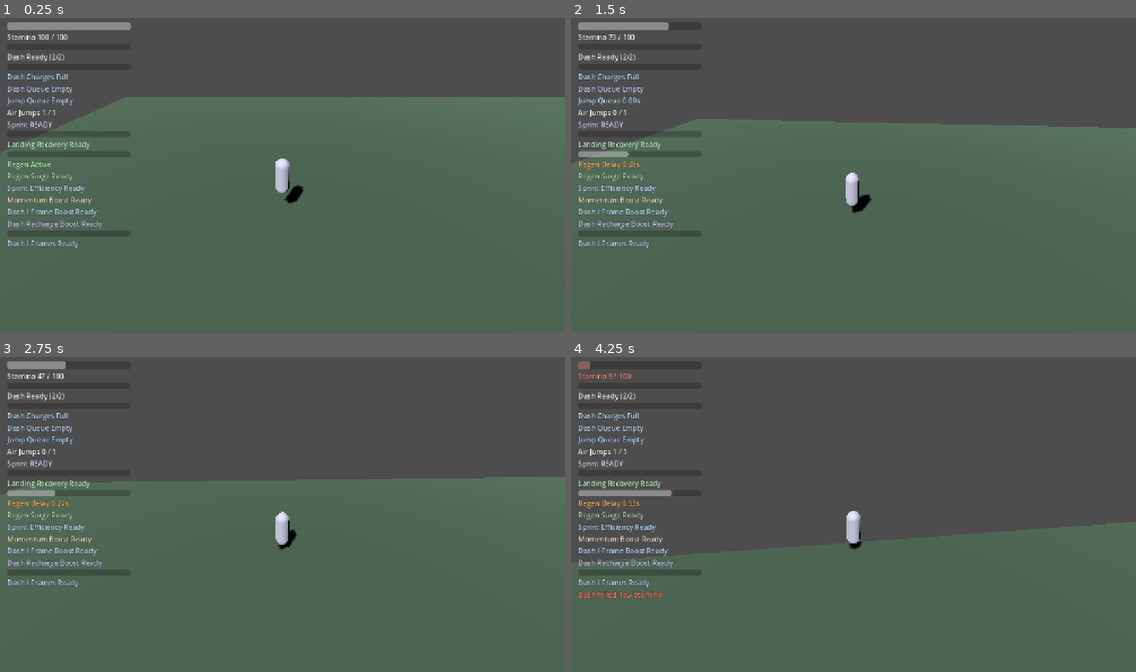
Above: before the commit, frames 1-4 (two rows, left to right).
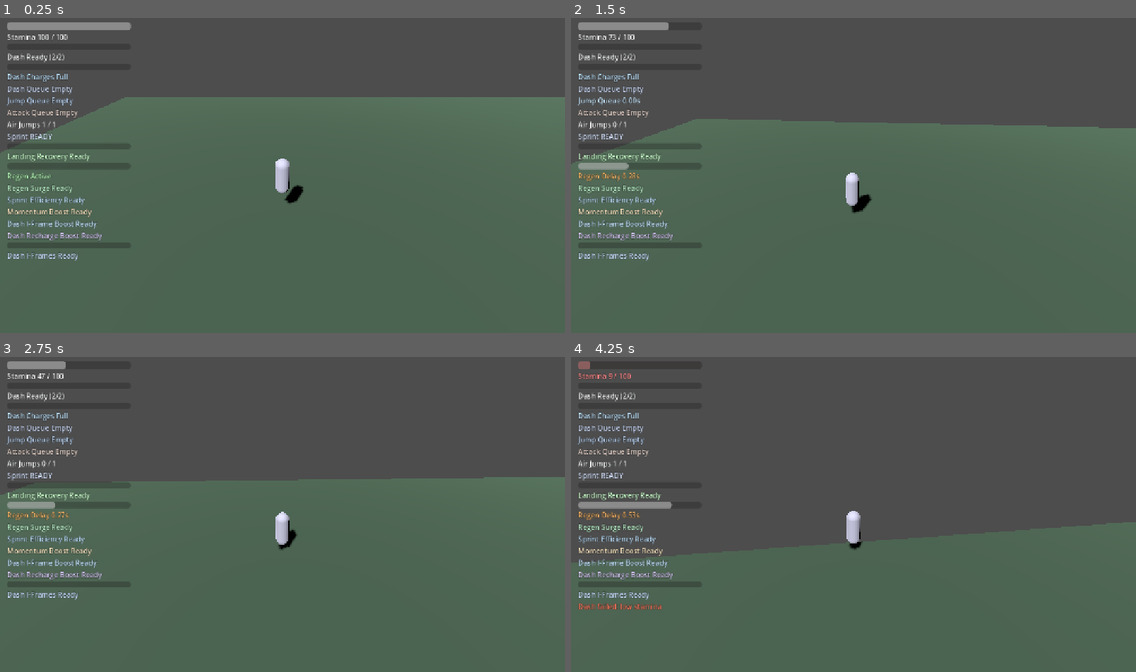
Above: after the commit, the same moments.

Repository: thegoatleroyjenkins/arpg-game
Game: Godot game, scene res://world/levels/open_world_3d.tscn
Same seed, same stepped clock (60 frames per second), same inputs: the game is played once before the commit and once after it.
Inputs (mouse positions are in pixels of both pictures, inside the frame that each line leads up to):
- Up to frame 1 (0.25 s): no input
- Up to frame 2 (1.5 s): tap Enter (ui_accept) at 0.5 s; move the mouse to (881, 172) at 0.52 s; press the mouse at (881, 172) at 0.53 s; hold W (move_up) from 0.53 s (still down); tap Space (jump) at 0.77, 0.8, 1.07, 1.35 s; move the mouse to (825, 175) at 1.27 s; release the mouse at (825, 175) at 1.28 s
- Up to frame 3 (2.75 s): keep holding W (move_up); tap Space (jump) at 1.52, 1.82, 2.3 s; click (254, 514) at 1.55 s; move the mouse to (293, 508) at 2.02 s; press the mouse at (293, 508) at 2.03 s
- Up to frame 4 (4.25 s): keep holding W (move_up); move the mouse to (847, 517) at 2.77 s; release the mouse at (847, 517) at 2.78 s; tap R (camera_recenter) at 2.85 s; tap Space (jump) at 3.02, 3.32, 3.77, 3.8, 4.07 s; click (847, 517) at 3.05 s; move the mouse to (893, 517) at 3.52 s; tap Q (dash) at 3.6 s

The runs differ from the first frame. In frame 1, 2.1% of the frame differs, in the area x 1-21%, y 29-78%; in frame 2, 2.5%; in frame 3, 2.4%; in frame 4, 2.8%, in the area x 1-19%, y 29-81%.

Commit message:
Add buffered light-attack input with HUD queue feedback

Diff:
--- a/prototype3d/player_3d.gd
+++ b/prototype3d/player_3d.gd
@@ -15,6 +15,7 @@
 signal dash_cooldown_changed(remaining: float, max_value: float)
 signal dash_buffer_changed(remaining: float, max_value: float)
 signal jump_buffer_changed(remaining: float, max_value: float)
+signal attack_buffer_changed(remaining: float, max_value: float)
 signal dash_charges_changed(current: int, max_value: int)
 signal dash_charge_recharge_changed(remaining: float, max_value: float)
 signal air_jumps_changed(current: int, max_value: int)
@@ -47,6 +48,7 @@
 var sprint_exhausted: bool = false
 var coyote_time_left: float = 0.0
 var jump_buffer_left: float = 0.0
+var light_attack_buffer_left: float = 0.0
 var air_jumps_left: int = 0
 var camera_look_ahead: Vector3 = Vector3.ZERO
 var camera_impulse_offset: Vector3 = Vector3.ZERO
@@ -111,6 +113,7 @@
 	_emit_dash_cooldown_changed()
 	_emit_dash_buffer_changed()
 	_emit_jump_buffer_changed()
+	_emit_attack_buffer_changed()
 	_emit_air_jumps_changed()
 	_emit_sprint_state_changed(true)
 	_emit_landing_recovery_changed()
@@ -140,11 +143,20 @@
 	if event.is_action_pressed(ACTION_CAMERA_RECENTER):
 		_recenter_camera_orbit(1.0)
 	if event.is_action_pressed(ACTION_ATTACK):
-		_try_light_attack()
+		if light_attack_cooldown_left <= 0.0:
+			if _try_light_attack() and light_attack_buffer_left > 0.0:
+				light_attack_buffer_left = 0.0
+				_emit_attack_buffer_changed()
+		else:
+			light_attack_buffer_left = max(light_attack_buffer_left, max(0.0, tuning.light_attack_input_buffer_time))
+			_emit_attack_buffer_changed()
 
 func _physics_process(delta: float) -> void:
 	var was_on_floor := is_on_floor()
 	light_attack_cooldown_left = max(0.0, light_attack_cooldown_left - delta)
+	if light_attack_buffer_left > 0.0:
+		light_attack_buffer_left = max(0.0, light_attack_buffer_left - delta)
+		_emit_attack_buffer_changed()
 	if stamina_action_warning_cooldown_left > 0.0:
 		stamina_action_warning_cooldown_left = max(0.0, stamina_action_warning_cooldown_left - delta)
 	if camera_follow_assist_lock_left > 0.0:
@@ -280,6 +292,11 @@
 	if dash_state_changed:
 		_emit_dash_cooldown_changed()
 
+	if light_attack_buffer_left > 0.0 and light_attack_cooldown_left <= 0.0:
+		if _try_light_attack():
+			light_attack_buffer_left = 0.0
+			_emit_attack_buffer_changed()
+
 	var dash_stamina_cost := _current_dash_stamina_cost()
 	if Input.is_action_just_pressed("dash"):
 		if _can_dash_now() and _can_start_dash() and _try_spend_stamina(dash_stamina_cost, "Dash"):
@@ -1033,21 +1050,21 @@
 		_emit_dash_charge_recharge_changed()
 	return applied
 
-func _try_light_attack() -> void:
+func _try_light_attack() -> bool:
 	if light_attack_cooldown_left > 0.0:
-		return
+		return false
 	if damage_resolver == null:
 		damage_resolver = get_tree().get_first_node_in_group("damage_resolver")
 		if damage_resolver == null:
-			return
+			return false
 
 	var targets: Array[Node3D] = _find_attack_targets(max(1, light_attack_max_targets))
 	if targets.is_empty():
-		return
+		return false
 
 	var attack_stamina_cost: float = max(0.0, tuning.light_attack_stamina_cost)
 	if not _try_spend_stamina(attack_stamina_cost, "Attack"):
-		return
+		return false
 
 	light_attack_cooldown_left = max(0.01, light_attack_cooldown)
 	for target in targets:
@@ -1060,6 +1077,7 @@
 			"crit_multiplier": max(1.0, light_attack_crit_multiplier),
 			"tags": PackedStringArray(["player", "light_attack"]),
 		})
+	return true
 
 func _find_attack_targets(max_targets: int) -> Array[Node3D]:
 	var candidates: Array[Dictionary] = []
@@ -1135,6 +1153,12 @@
 func _emit_jump_buffer_changed() -> void:
 	jump_buffer_changed.emit(jump_buffer_left, _jump_buffer_max())
 
+func _attack_buffer_max() -> float:
+	return max(0.01, max(0.0, tuning.light_attack_input_buffer_time))
+
+func _emit_attack_buffer_changed() -> void:
+	attack_buffer_changed.emit(light_attack_buffer_left, _attack_buffer_max())
+
 func _emit_air_jumps_changed() -> void:
 	air_jumps_changed.emit(air_jumps_left, max(0, tuning.max_air_jumps))
 
--- a/prototype3d/player_tuning_3d.gd
+++ b/prototype3d/player_tuning_3d.gd
@@ -75,6 +75,9 @@
 @export var low_stamina_pulse_speed: float = 7.0
 @export var low_stamina_action_warning_time: float = 0.65
 @export var low_stamina_action_warning_cooldown: float = 0.25
+
+@export_group("Attack Feel")
+@export var light_attack_input_buffer_time: float = 0.14
 
 @export_group("Dash")
 @export var dash_speed: float = 18.0
--- a/prototype3d/stamina_hud_3d.gd
+++ b/prototype3d/stamina_hud_3d.gd
@@ -10,6 +10,7 @@
 @onready var dash_charge_recharge_label: Label = $MarginContainer/VBoxContainer/DashChargeRechargeLabel
 @onready var dash_buffer_label: Label = $MarginContainer/VBoxContainer/DashBufferLabel
 @onready var jump_buffer_label: Label = get_node_or_null("MarginContainer/VBoxContainer/JumpBufferLabel") as Label
+@onready var attack_buffer_label: Label = get_node_or_null("MarginContainer/VBoxContainer/AttackBufferLabel") as Label
 @onready var air_jump_label: Label = $MarginContainer/VBoxContainer/AirJumpLabel
 @onready var sprint_state_label: Label = $MarginContainer/VBoxContainer/SprintStateLabel
 @onready var landing_recovery_bar: ProgressBar = $MarginContainer/VBoxContainer/LandingRecoveryBar
@@ -53,6 +54,9 @@
 	if not player.has_signal("jump_buffer_changed"):
 		push_warning("StaminaHud3D target does not expose jump_buffer_changed signal")
 		return
+	if not player.has_signal("attack_buffer_changed"):
+		push_warning("StaminaHud3D target does not expose attack_buffer_changed signal")
+		return
 	if not player.has_signal("dash_charges_changed"):
 		push_warning("StaminaHud3D target does not expose dash_charges_changed signal")
 		return
@@ -98,6 +102,7 @@
 	player.dash_charge_recharge_changed.connect(_on_dash_charge_recharge_changed)
 	player.dash_buffer_changed.connect(_on_dash_buffer_changed)
 	player.jump_buffer_changed.connect(_on_jump_buffer_changed)
+	player.attack_buffer_changed.connect(_on_attack_buffer_changed)
 	player.dash_charges_changed.connect(_on_dash_charges_changed)
 	player.air_jumps_changed.connect(_on_air_jumps_changed)
 	player.sprint_state_changed.connect(_on_sprint_state_changed)
@@ -115,6 +120,7 @@
 	var current_dash_charge_recharge := float(player.get("dash_charge_recharge_left"))
 	var current_dash_buffer := float(player.get("dash_buffer_left"))
 	var current_jump_buffer := float(player.get("jump_buffer_left"))
+	var current_attack_buffer := float(player.get("light_attack_buffer_left"))
 	var current_dash_charges := int(player.get("dash_charges"))
 	var current_air_jumps := int(player.get("air_jumps_left"))
 	var current_landing_recovery := float(player.get("landing_recovery_left"))
@@ -141,6 +147,7 @@
 	var max_dash_charge_recharge := 1.25
 	var max_dash_buffer := 0.15
 	var max_jump_buffer := 0.12
+	var max_attack_buffer := 0.14
 	var max_dash_charges := 1
 	var max_air_jumps := 0
 	var max_landing_recovery := 0.18
@@ -152,6 +159,7 @@
 		max_dash_charge_recharge = max(0.01, float(tuning_resource.get("dash_charge_recovery_time")))
 		max_dash_buffer = max(0.01, float(tuning_resource.get("dash_input_buffer_time")))
 		max_jump_buffer = max(0.01, float(tuning_resource.get("jump_buffer_time")) + max(0.0, float(tuning_resource.get("jump_buffer_dash_bonus_time"))))
+		max_attack_buffer = max(0.01, float(tuning_resource.get("light_attack_input_buffer_time")))
 		max_dash_charges = max(1, int(tuning_resource.get("dash_max_charges")))
 		max_air_jumps = max(0, int(tuning_resource.get("max_air_jumps")))
 		max_landing_recovery = max(0.01, float(tuning_resource.get("hard_landing_recovery_time")))
@@ -189,6 +197,13 @@
 		jump_buffer_label.text = "Jump Queue Empty"
 		vbox.add_child(jump_buffer_label)
 		vbox.move_child(jump_buffer_label, dash_buffer_label.get_index() + 1)
+	if attack_buffer_label == null:
+		var vbox: VBoxContainer = $MarginContainer/VBoxContainer
+		attack_buffer_label = Label.new()
+		attack_buffer_label.name = "AttackBufferLabel"
+		attack_buffer_label.text = "Attack Queue Empty"
+		vbox.add_child(attack_buffer_label)
+		vbox.move_child(attack_buffer_label, jump_buffer_label.get_index() + 1)
 	stamina_warning_label.visible = false
 	stamina_warning_label.modulate = Color(1.0, 0.45, 0.35)
 	_apply_readability_theme()
@@ -199,6 +214,7 @@
 	_on_dash_charge_recharge_changed(current_dash_charge_recharge, max_dash_charge_recharge)
 	_on_dash_buffer_changed(current_dash_buffer, max_dash_buffer)
 	_on_jump_buffer_changed(current_jump_buffer, max_jump_buffer)
+	_on_attack_buffer_changed(current_attack_buffer, max_attack_buffer)
 	_on_air_jumps_changed(current_air_jumps, max_air_jumps)
 	_on_sprint_state_changed(bool(player.get("sprinting_now")), bool(player.get("sprint_exhausted")))
 	_on_landing_recovery_changed(current_landing_recovery, max_landing_recovery)
@@ -228,6 +244,7 @@
 		dash_charge_recharge_label,
 		dash_buffer_label,
 		jump_buffer_label,
+		attack_buffer_label,
 		air_jump_label,
 		sprint_state_label,
 		landing_recovery_label,
@@ -317,6 +334,18 @@
 		jump_buffer_label.text = "Jump Queue Empty"
 		jump_buffer_label.modulate = Color(0.72, 0.82, 0.94)
 
+func _on_attack_buffer_changed(remaining: float, max_value: float) -> void:
+	if attack_buffer_label == null:
+		return
+	var clamped_max: float = max(0.01, max_value)
+	var clamped_remaining: float = clamp(remaining, 0.0, clamped_max)
+	if clamped_remaining > 0.0:
+		attack_buffer_label.text = "Attack Queue %.2fs" % clamped_remaining
+		attack_buffer_label.modulate = Color(1.0, 0.84, 0.62)
+	else:
+		attack_buffer_label.text = "Attack Queue Empty"
+		attack_buffer_label.modulate = Color(0.9, 0.82, 0.78)
+
 func _on_air_jumps_changed(current: int, max_value: int) -> void:
 	var clamped_max: int = max(0, max_value)
 	var clamped_current: int = clampi(current, 0, clamped_max)
Not shown, changed: README.md
